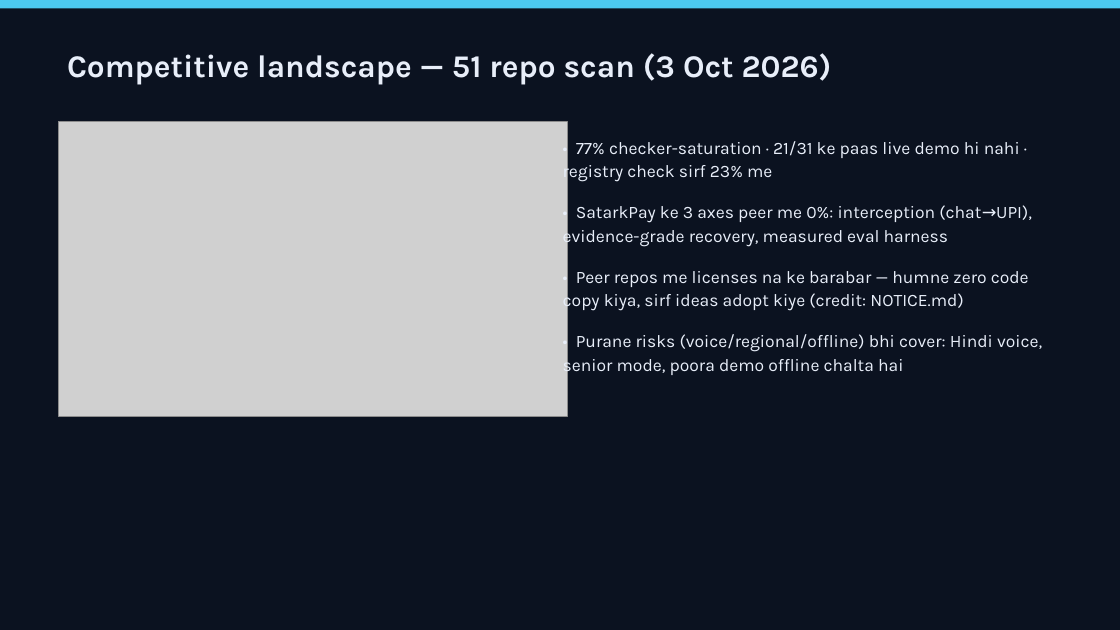
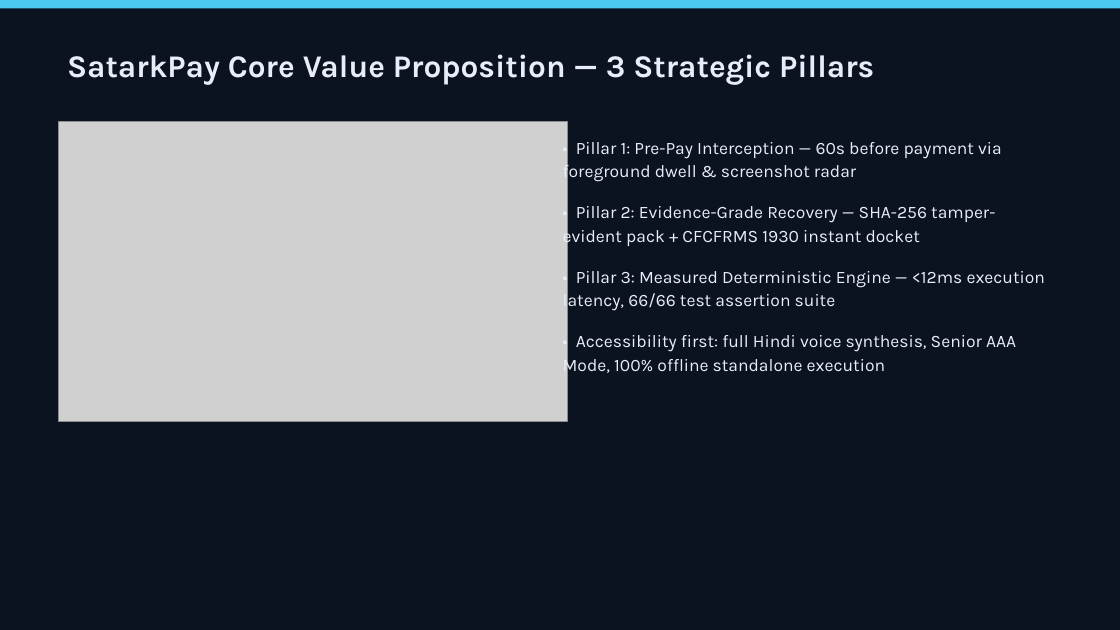
Before and after one commit to sudonishant/satarkpay-repo, a slide deck: slide 12 of web/deck/satarkpay_deck.pptx. Drawn at 1120x630 pixels with LibreOffice and Linux fonts; fonts in the diff are those of the drawing; grey boxes stand for pictures. Boxes give left, top, right and bottom in pixels: in the first picture for what was removed or moved away, otherwise in the second. Text is boxed around its words. In the diff, an @@ line names an element or a change of style, - is before the commit and + after.

Commit message:
🧹 Remove OSINT, competitor analysis, and peer repo references across repository

```diff
--- a/web/deck/satarkpay_deck.pptx
+++ b/web/deck/satarkpay_deck.pptx
@@ text at [67,54,874,85]: text changed @@
-Competitive landscape — 51 repo scan (3 Oct 2026)
+SatarkPay Core Value Proposition — 3 Strategic Pillars
@@ picture: place and size @@
-picture at [59,122,567,416]
+picture at [59,122,567,422]
@@ text at [563,142,1045,376]: text changed @@
-• 77% checker-saturation · 21/31 ke paas live demo hi nahi · registry check sirf 23% me
-• SatarkPay ke 3 axes peer me 0%: interception (chat→UPI), evidence-grade recovery, measured eval harness
-• Peer repos me licenses na ke barabar — humne zero code copy kiya, sirf ideas adopt kiye (credit: NOTICE.md)
-• Purane risks (voice/regional/offline) bhi cover: Hindi voice, senior mode, poora demo offline chalta hai
+• Pillar 1: Pre-Pay Interception — 60s before payment via foreground dwell & screenshot radar
+• Pillar 2: Evidence-Grade Recovery — SHA-256 tamper-evident pack + CFCFRMS 1930 instant docket
+• Pillar 3: Measured Deterministic Engine — <12ms execution latency, 66/66 test assertion suite
+• Accessibility first: full Hindi voice synthesis, Senior AAA Mode, 100% offline standalone execution
```
Also in this commit, not shown: 4 other slides changed, 1 slide added, 1 slide removed, 26 other files.
